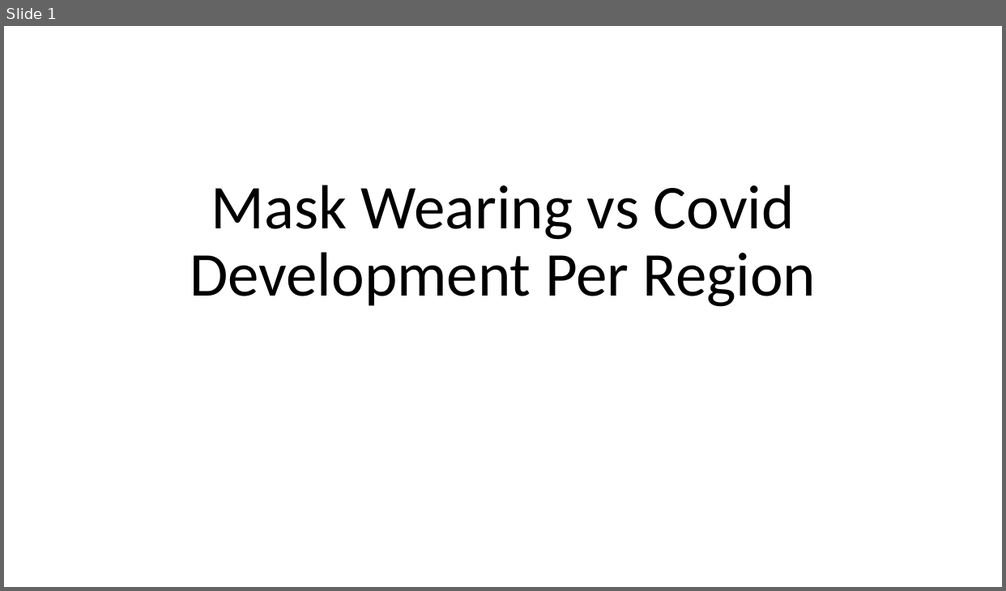
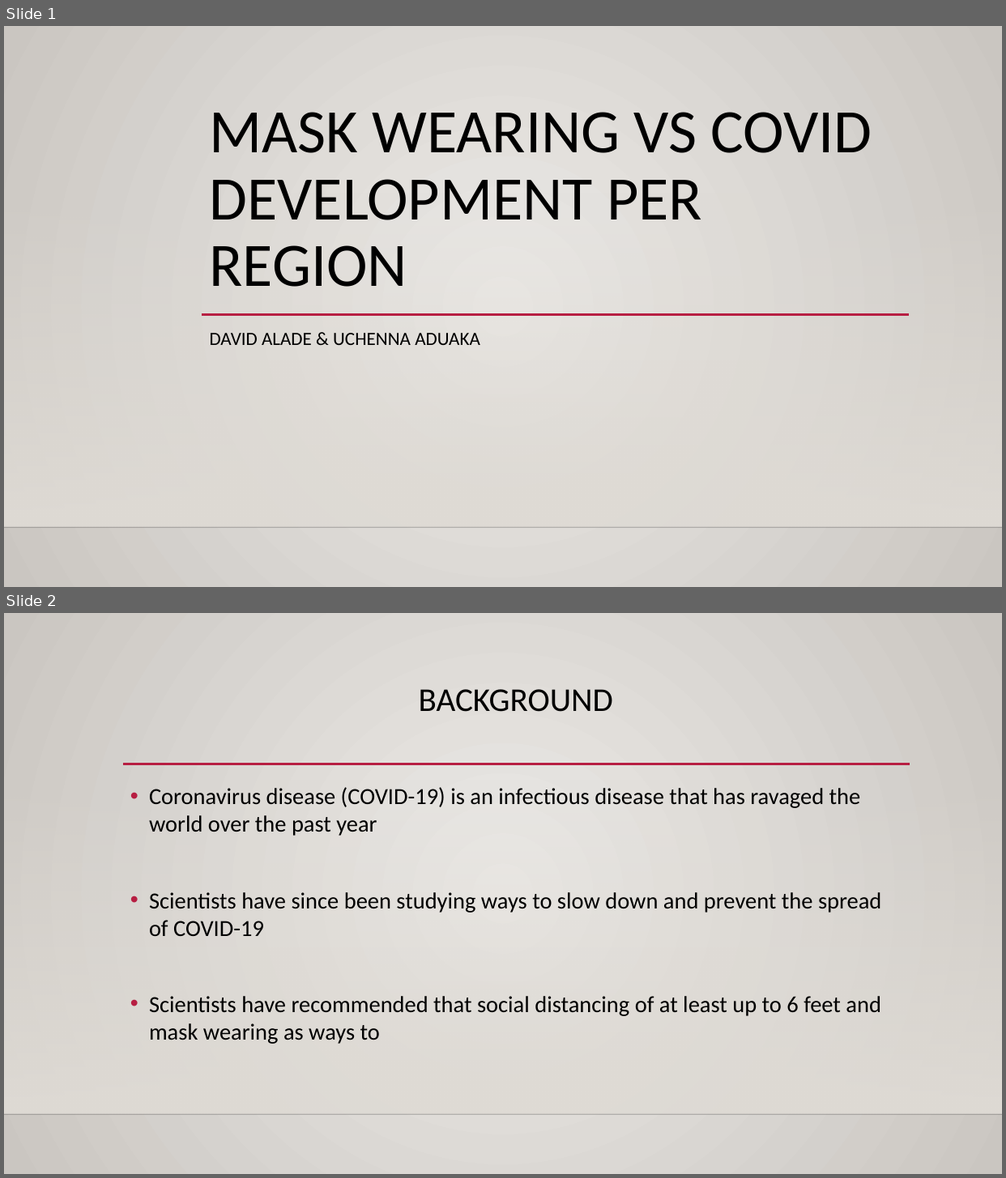
Before and after one commit to uchennaaduaka1/UMD-Data-Challenge-21, a slide deck: DC21041.pptx. Shown one above the other, each under a label of ours: slide 1 before the commit, slides 1 and 2 after it. The pictures are 1006x591 and 1006x1178 pixels, drawn with LibreOffice and Linux fonts; fonts in the diff are those of the drawing; background and template pictures are left out. Boxes give left, top, right and bottom in pixels: in the first picture for what was removed or moved away, otherwise in the second. Text is boxed around its words. In the diff, an @@ line names an element or a change of style, - is before the commit and + after.

```diff
--- a/DC21041.pptx
+++ b/DC21041.pptx
@@ slide 2 added at (4, 613, 1002, 1174), background gradient #ECEAE7 to #CAC7C1; not listed: 2 template elements that a slide beside it also shows @@
@@ title added at (419, 689, 613, 712), 32 pt, text #000000 @@
+BACKGROUND
@@ line added from (123, 764) to (910, 764), #B71E42 2.5 pt @@
@@ text added at (149, 787, 881, 1044), 22.2 pt, text #000000 @@
+• Coronavirus disease (COVID-19) is an infectious disease that has ravaged the world over the past year
+• Scientists have since been studying ways to slow down and prevent the spread of COVID-19
+• Scientists have recommended that social distancing of at least up to 6 feet and mask wearing as ways to
@@ slide 1 changed as well @@
@@ background #FFFFFF to gradient #ECEAE7 to #CAC7C1 @@
@@ title at (210, 112, 872, 287): text changed; size 60 to 59.4 pt @@
-Mask Wearing vs Covid Development Per Region
+MASK WEARING VS COVID DEVELOPMENT PER REGION
@@ rectangle added at (4, 191, 1002, 527), fill gradient #DFDBD5 @@
@@ line added from (202, 315) to (909, 315), #B71E42 2.5 pt @@
@@ subtitle added at (210, 333, 480, 345), 18 pt, text #000000 @@
+DAVID ALADE & UCHENNA ADUAKA
@@ line added from (4, 527) to (1002, 527), #000001 1 pt @@
```
Also in this commit, not shown: 4 other slides added, 2 other files.
